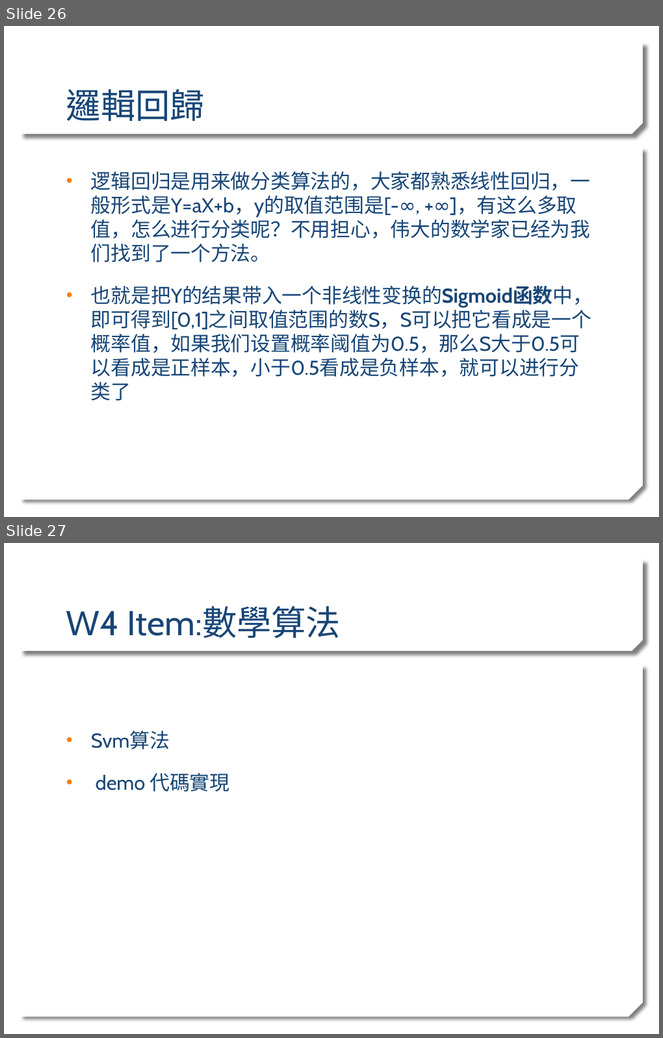
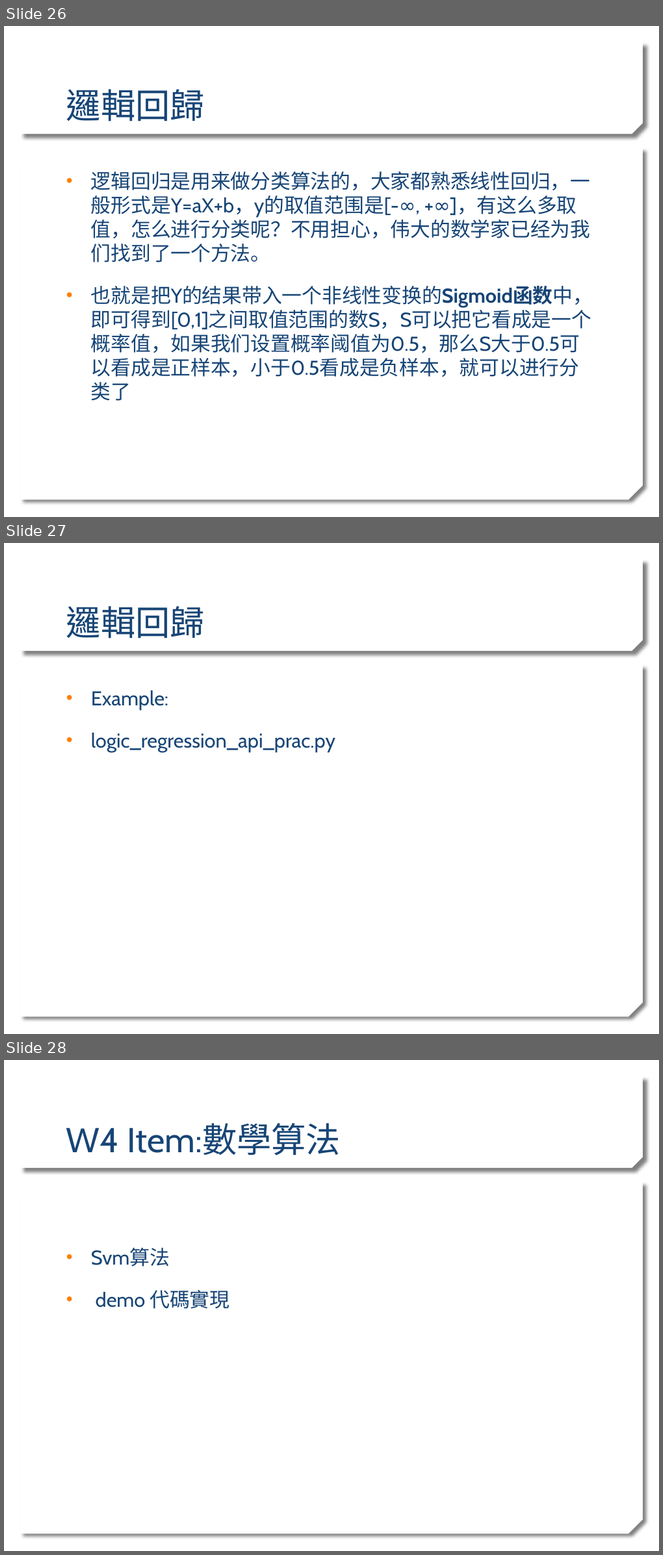
Before and after one commit to stereo720712/2020_Learn_practice_Machine_Learning, a slide deck: ml traing sean_detail.pptx. Shown one above the other, each under a label of ours: slides 26 and 27 before the commit, slides 26, 27 and 28 after it. The pictures are 663x1038 and 663x1555 pixels, drawn with LibreOffice and Linux fonts; fonts in the diff are those of the drawing; background and template pictures are left out. Boxes give left, top, right and bottom in pixels: in the first picture for what was removed or moved away, otherwise in the second. Text is boxed around its words. In the diff, an @@ line names an element or a change of style, - is before the commit and + after.

```diff
--- a/ml traing sean_detail.pptx
+++ b/ml traing sean_detail.pptx
@@ slide 27 added at [4,543,659,1034], background picture (left out); not listed: 2 template elements that a slide beside it also shows @@
@@ title added at [66,606,205,639], 38 pt, text #174576 @@
+邏輯回歸
@@ text added at [91,691,336,752], 22 pt, text #174576 @@
+• Example:
+• logic_regression_api_prac.py
@@ what was slide 27 is now slide 28 @@
```
Also in this commit, not shown: 1 slide removed.
